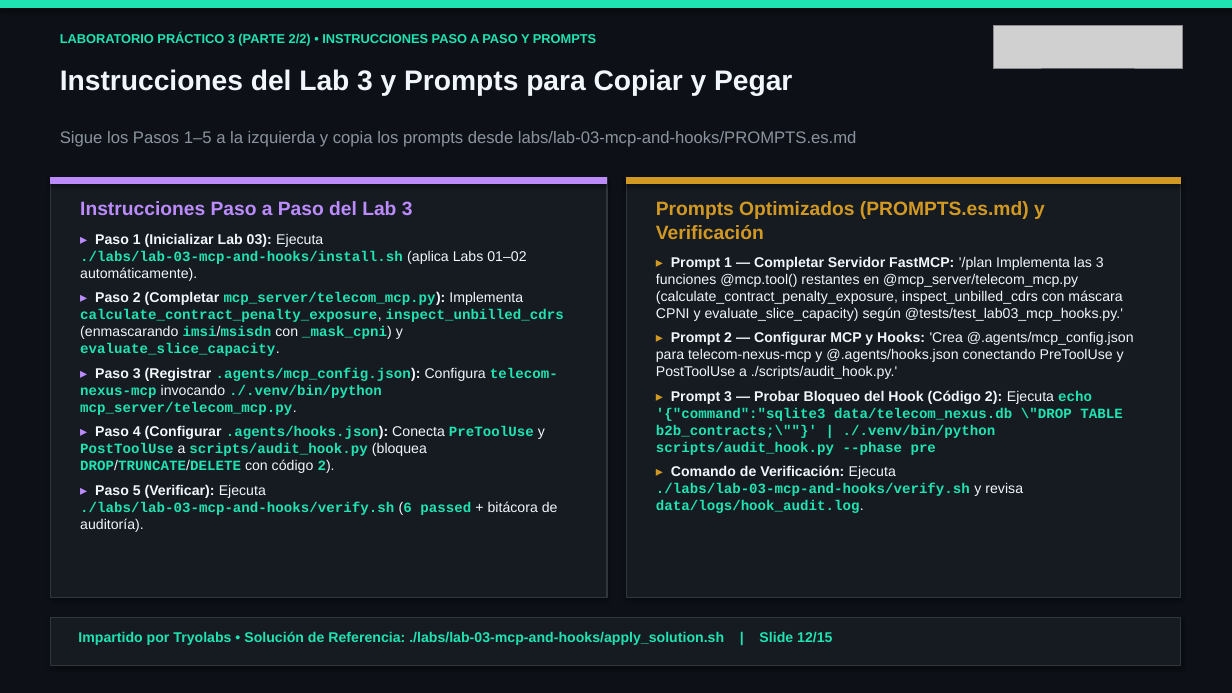
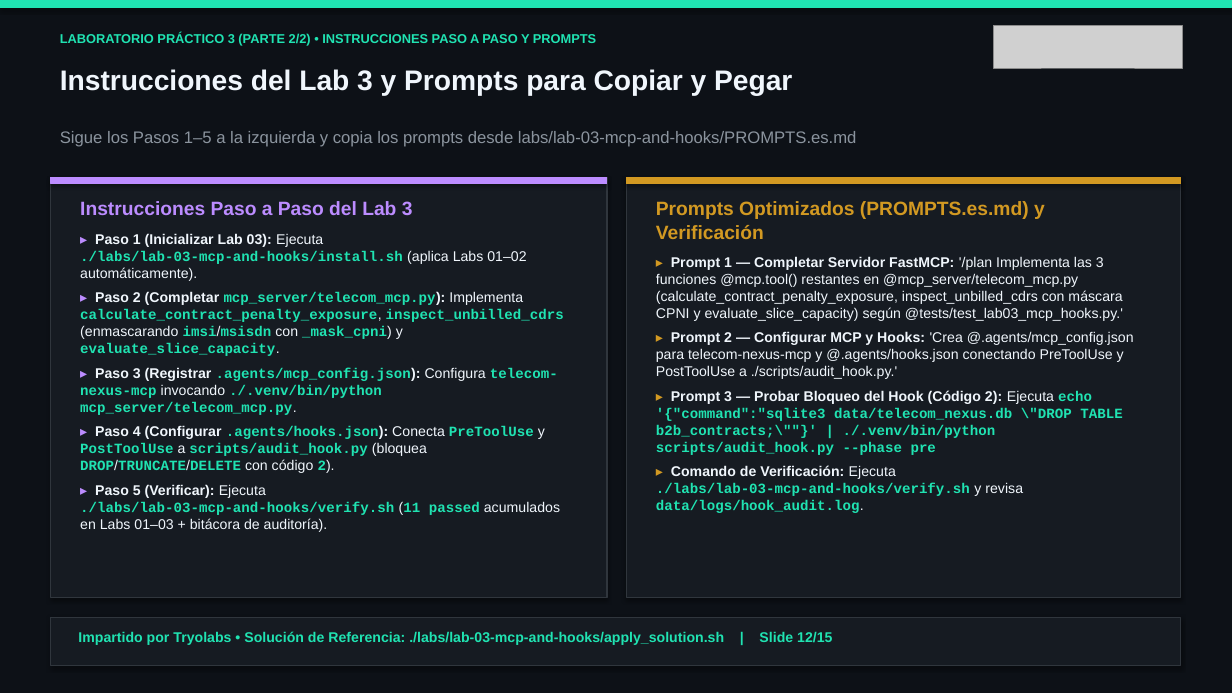
Before and after one commit to tryolabs/antigravity-workshop-telecom, a slide deck: slide 12 of slides/antigravity_telecom_workshop_es.pptx. Drawn at 1232x693 pixels with LibreOffice and Linux fonts; fonts in the diff are those of the drawing; grey boxes stand for pictures. Boxes give left, top, right and bottom in pixels: in the first picture for what was removed or moved away, otherwise in the second. Text is boxed around its words. In the diff, an @@ line names an element or a change of style, - is before the commit and + after.

```diff
--- a/slides/antigravity_telecom_workshop_es.pptx
+++ b/slides/antigravity_telecom_workshop_es.pptx
@@ text at [80,484,560,532]: text changed @@
-▸ Paso 5 (Verificar): Ejecuta ./labs/lab-03-mcp-and-hooks/verify.sh (6 passed + bitácora de auditoría).
+▸ Paso 5 (Verificar): Ejecuta ./labs/lab-03-mcp-and-hooks/verify.sh (11 passed acumulados en Labs 01–03 + bitácora de auditoría).
```
Also in this commit, not shown: 3 other slides changed, 33 other files.
